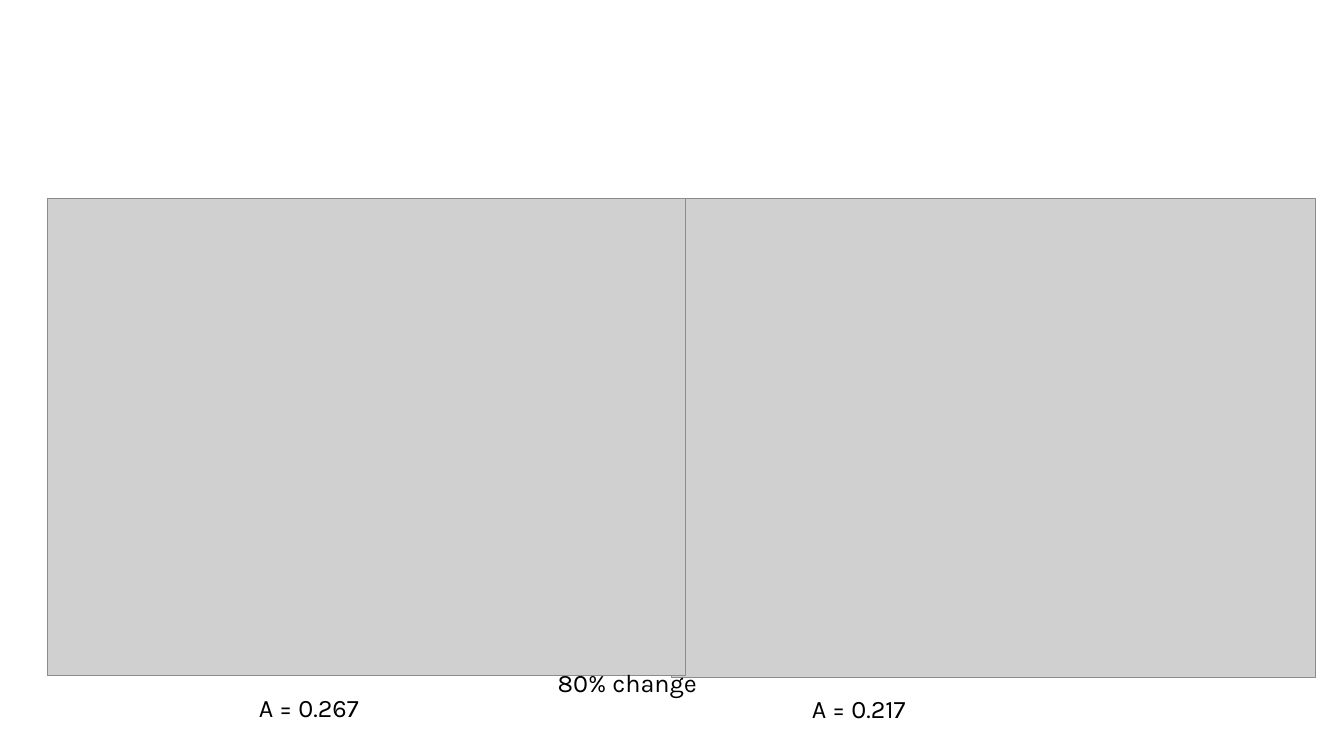
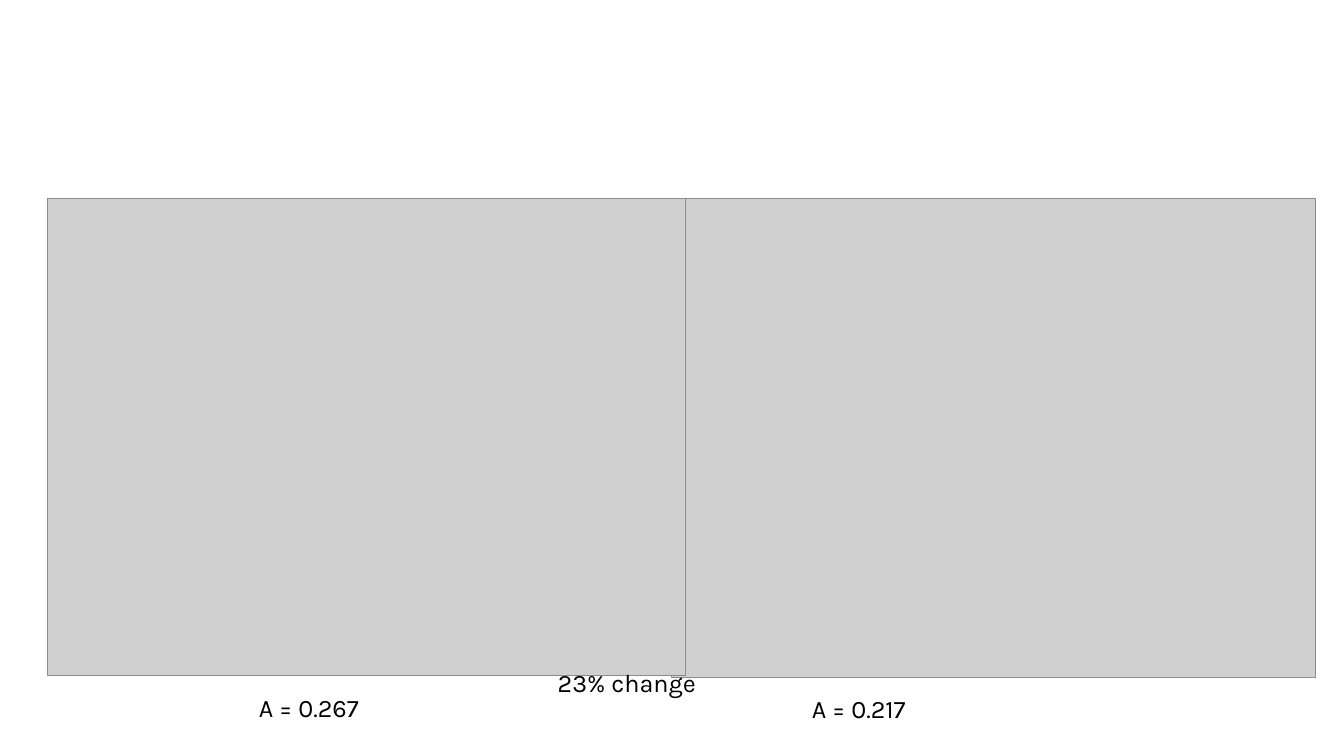
Before and after one commit to joshlwhitehead/work, a slide deck: slide 7 of analysis/fluorimeter/fluoroStack/fluoroStackTolerance.pptx. Drawn at 1344x756 pixels with LibreOffice and Linux fonts; fonts in the diff are those of the drawing; grey boxes stand for pictures. Boxes give left, top, right and bottom in pixels: in the first picture for what was removed or moved away, otherwise in the second. Text is boxed around its words. In the diff, an @@ line names an element or a change of style, - is before the commit and + after.

```diff
--- a/analysis/fluorimeter/fluoroStack/fluoroStackTolerance.pptx
+++ b/analysis/fluorimeter/fluoroStack/fluoroStackTolerance.pptx
@@ text at (x1=558, y1=670, x2=695, y2=699): text changed @@
-80% change
+23% change
```
Also in this commit, not shown: 1 other slide changed, 2 other files.
